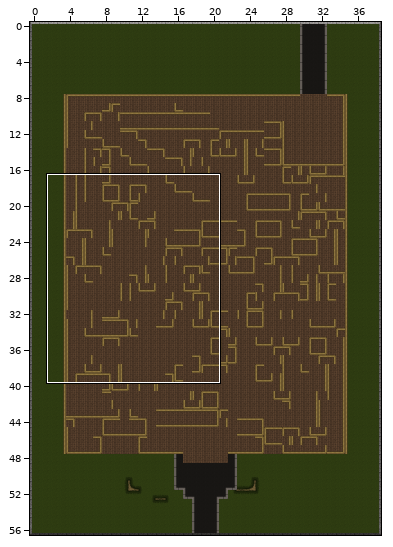
Tiled map -- resources/maps/map3.tmx. The picture above shows the old version from afar; the outline marks the close-up.
Close-up. Old version:
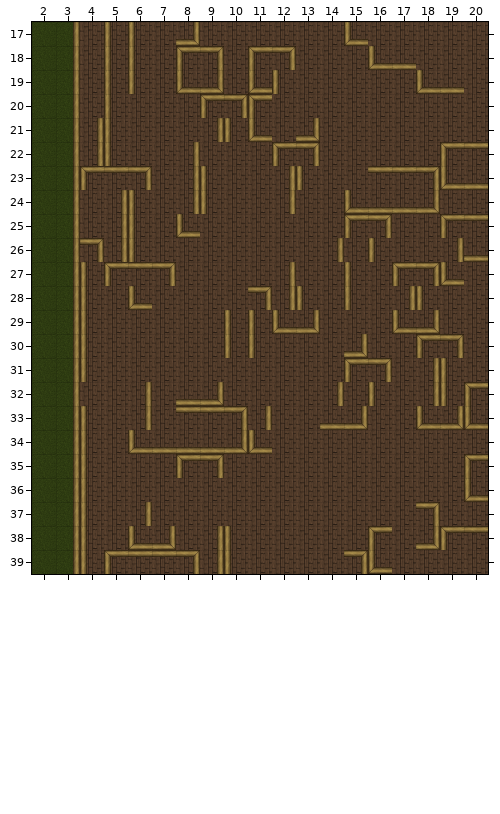
Cells are 89x89 px. Shown: x 2..20, y 17..39. The commit also changed other parts of the map, which this record leaves out.
After:
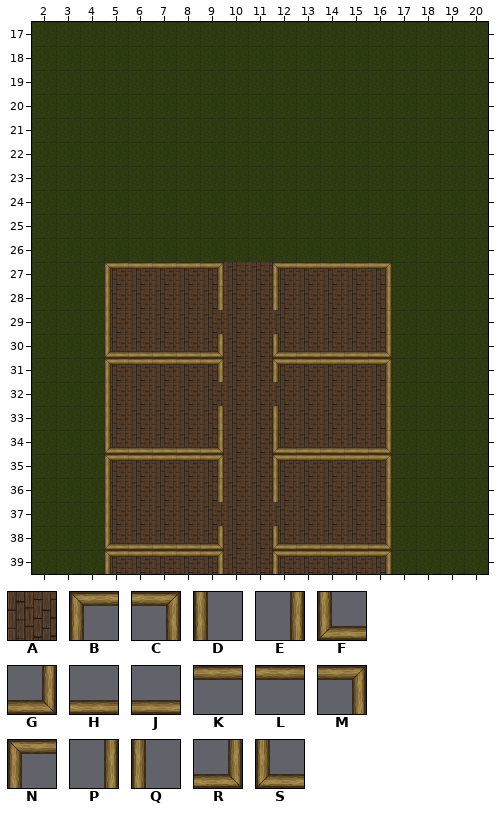
Key: from "Road": A 13 "wood (Tile)"; from "Structure": B 71 "walls_0002_Layer-3 (Tile", C 71 flipped left-right "walls_0002_Layer-3 (Tile", D 72 "walls_0003_Layer-4 (Tile", E 72 flipped left-right "walls_0003_Layer-4 (Tile", F 73 "walls_0004_Layer-5 (Tile", G 73 flipped left-right "walls_0004_Layer-5 (Tile", H 74 "walls_0005_Layer-6 (Tile", J 74 flipped left-right "walls_0005_Layer-6 (Tile", K 75 "walls_0006_Layer-7 (Tile", L 75 flipped left-right "walls_0006_Layer-7 (Tile", M 76 "walls_0007_Layer-8 (Tile", N 76 flipped left-right "walls_0007_Layer-8 (Tile", P 77 "walls_0008_Layer-9 (Tile", Q 77 flipped left-right "walls_0008_Layer-9 (Tile", R 78 "walls_0009_Layer-10 (Til", S 78 flipped left-right "walls_0009_Layer-10 (Til".
_ is an empty cell, . an unchanged one.
From old to new:
--- layer "Road"
@@ x 4..20 @@
-17 AAAAAAAAAAAAAAAAA
-18 AAAAAAAAAAAAAAAAA
-19 AAAAAAAAAAAAAAAAA
-20 AAAAAAAAAAAAAAAAA
-21 AAAAAAAAAAAAAAAAA
-22 AAAAAAAAAAAAAAAAA
-23 AAAAAAAAAAAAAAAAA
-24 AAAAAAAAAAAAAAAAA
-25 AAAAAAAAAAAAAAAAA
-26 AAAAAAAAAAAAAAAAA
-27 A............AAAA
-28 A............AAAA
-29 A............AAAA
-30 A............AAAA
-31 A............AAAA
-32 A............AAAA
-33 A............AAAA
-34 A............AAAA
-35 A............AAAA
-36 A............AAAA
-37 A............AAAA
-38 A............AAAA
-39 A............AAAA
+17 _________________
+18 _________________
+19 _________________
+20 _________________
+21 _________________
+22 _________________
+23 _________________
+24 _________________
+25 _________________
+26 _________________
+27 _............____
+28 _............____
+29 _............____
+30 _............____
+31 _............____
+32 _............____
+33 _............____
+34 _............____
+35 _............____
+36 _............____
+37 _............____
+38 _............____
+39 _............____
--- layer "Walls"
@@ x 3..20 @@
-17 P.DD.R......F.....
-18 P.DD.BM.BM...FH...
-19 P.DD.FR.FD.....FH.
-20 P.D...BMB.........
-21 PPD...PDF.R.......
-22 PPD..P...BM.....BK
-23 PBKM.PD..PD..KKMFH
-24 P.PD.PD..P..FHHR..
-25 P.PD.F......BM..BK
-26 PMPD.......P.D..PH
-27 PD..M__..P__D_BMF.
-28 PD_F.._.MPD.D_PD..
-29 PD_....DDFR.._FR..
-30 PD_____DD___R_.BM.
-31 PD_____..___B..PD.
-32 P._P.HR....P.D.PDB
-33 PD_P.KKMP_.HR_.FRF
-34 PD_F..HRF_____....
-35 PD___B..._____...B
-36 PD_..._.._..._...F
-37 PD_P........._.M..
-38 PD_FR_PD.____B.RBK
-39 PD...MPD.___MF....
+17 _.__._......_.....
+18 _.__.__.__...__...
+19 _.__.__.__.....__.
+20 _._...___.........
+21 ___...___._.......
+22 ___.._...__.....__
+23 ____.__..__.._____
+24 _.__.__.._..____..
+25 _.__._......__..__
+26 ____......._._..__
+27 __..KKM..NLLLC___.
+28 __D_..P._Q_._E__..
+29 __D....____..E__..
+30 __FHHHR__SJJJG.__.
+31 __BKKKM..NLLL..__.
+32 _.D_.__...._.E.___
+33 __D_._P__Q.__E.___
+34 __FH..R__SJJJG....
+35 __BKKK...NLLLC..._
+36 __D...P..Q...E..._
+37 __D_.........E._..
+38 __FHHHR_.SJJJG.___
+39 __...KM_.NLLLC....
Where, in picture pixels (left, top, right, bottom), the same in both close-ups:
changed: (73, 22, 488, 574)
